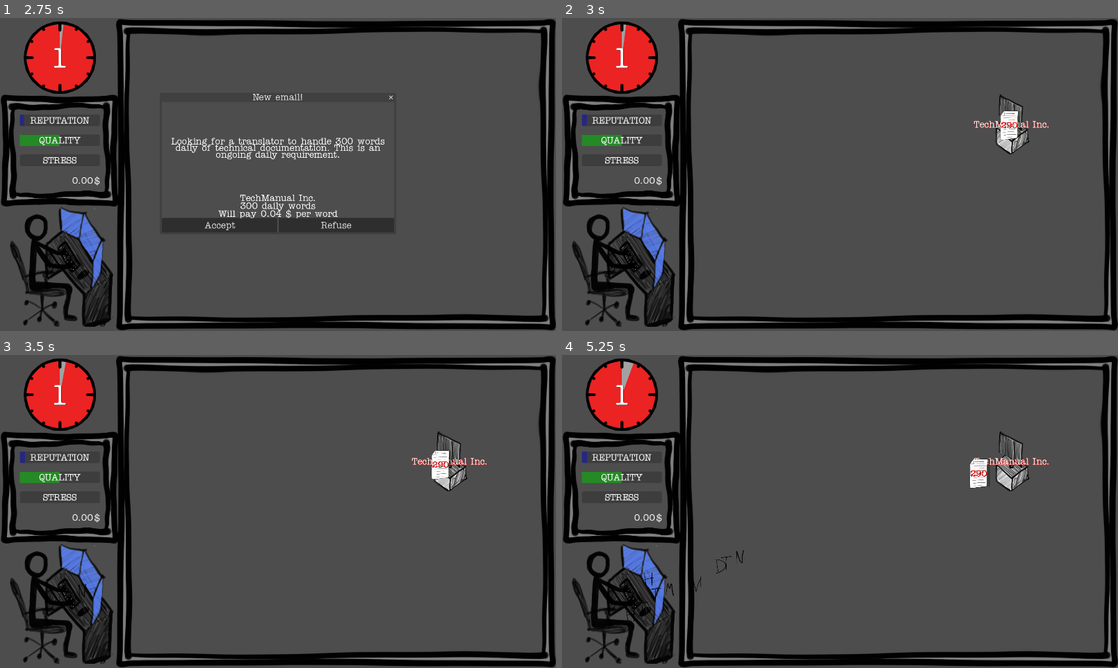
Above: before the commit, frames 1-4 (two rows, left to right).
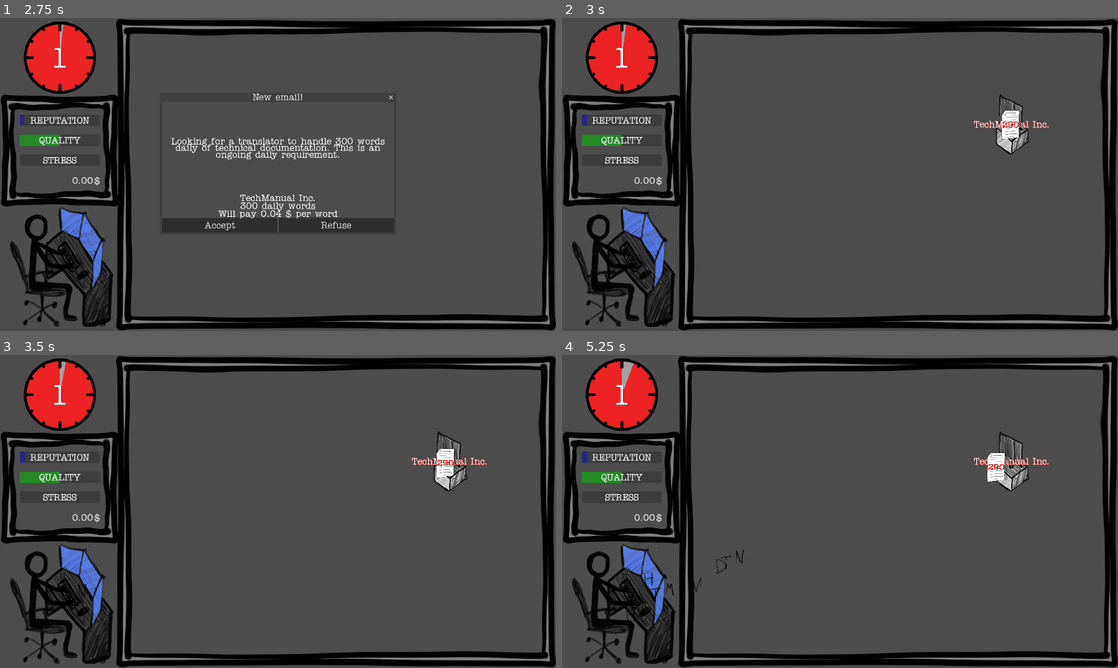
Above: after the commit, the same moments.

Repository: ildede/game-off-2025
Game: Godot game, scene res://scenes/ui/start_screen/start.tscn
The game is run twice, just before and just after one commit, with the same random seed, the same clock (stepped at 60 frames per second) and the same inputs.
Inputs (mouse positions are in pixels of both pictures, inside the frame that each line leads up to):
- Up to frame 1 (2.75 s): click "START" at 0.5 s; move the mouse to (400, 158) at 1.27 s; tap Enter at 2 s; move the mouse to (166, 190) at 2.02 s
- Up to frame 2 (3 s): click "Accept" at 2.75 s
- Up to frame 3 (3.5 s): no input
- Up to frame 4 (5.25 s): click (1012, 461) at 3.5 s; click (1012, 461) at 4.25 s; click (1012, 461) at 5 s

Frame 1 is identical in both runs. In frame 2, 0.2% of the frame differs, in the area x 78-83%, y 29-40%; in frame 3, 0.3%; in frame 4, 0.6%, in the area x 15-81%, y 31-72%.

Commit message:
feat: time based task

Diff:
--- a/scenes/game/entities/task/task.gd
+++ b/scenes/game/entities/task/task.gd
@@ -1,24 +1,24 @@
 extends PathFollow2D
 class_name Task
 
-var speed = 50
 var money_value: float = 0
+var total_time = 60
+var running_time = 0
 
 func _ready() -> void:
 	$ProgressBar.value = 0
 
 func _physics_process(delta: float) -> void:
-	move(delta)
+	running_time += delta
+	if running_time >= total_time: running_time = 0
+	self.progress_ratio = lerp(0, 1, running_time / total_time)
+	rotation = 0
 
 func initialize(daily_words: int, payment_per_word: float):
 	var actual_words = daily_words + randi_range(-50, 50)
 	$ProgressBar.max_value = actual_words
 	$Label.text = str(actual_words)
 	money_value = actual_words * payment_per_word
-
-func move(delta):
-	set_progress(get_progress() + speed * delta)
-	rotation = 0
 
 func update_progress(letter: Letter) -> bool:
 	$ProgressBar.value += letter.word_count
